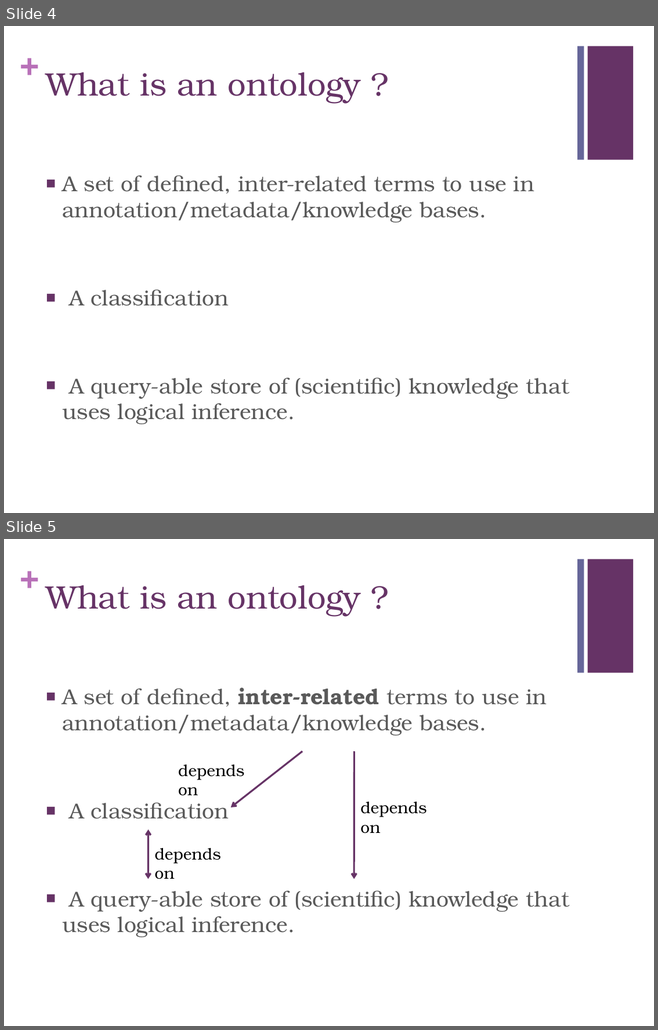
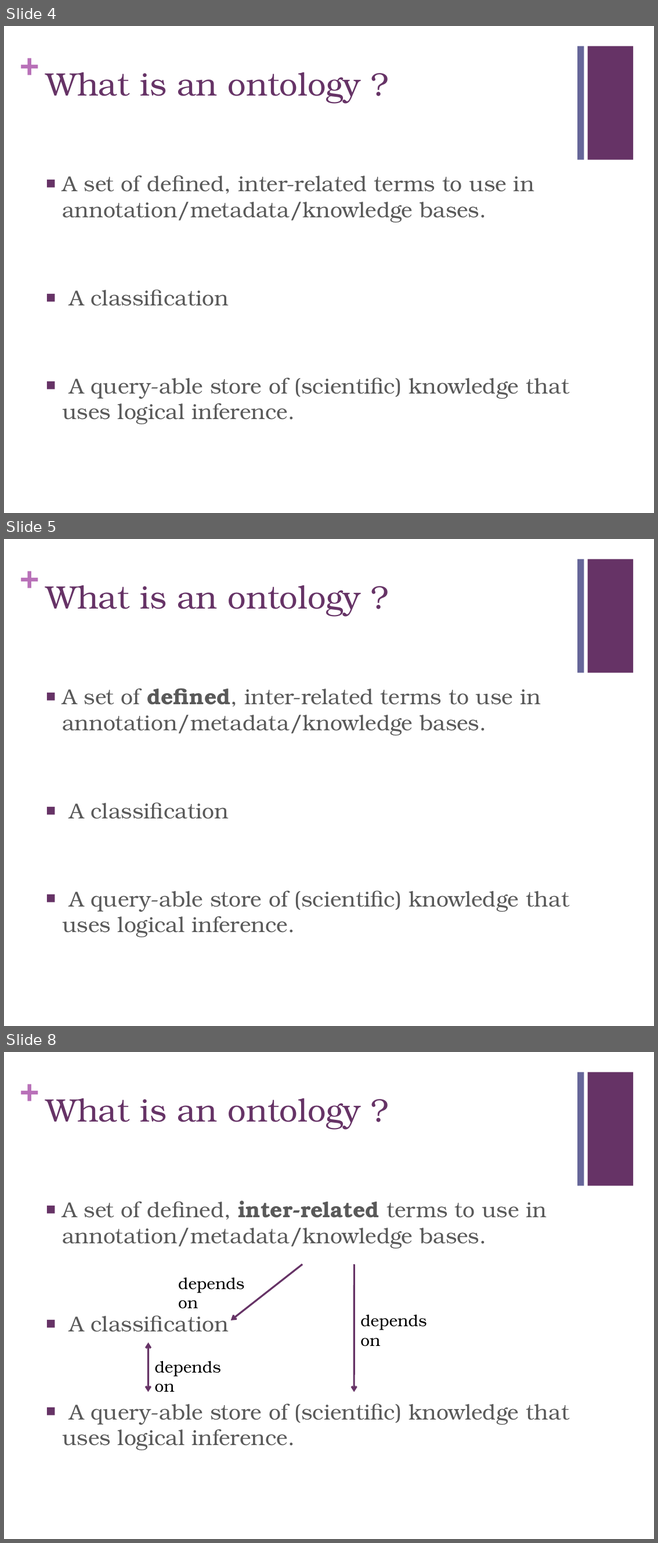
Before and after one commit to geneontology/protege-tutorial, a slide deck: presentations/GO_protege_1201b.pptx. Shown one above the other, each under a label of ours: slides 4 and 5 before the commit, slides 4, 5 and 8 after it; the slides between them are not shown. The pictures are 658x1030 and 658x1543 pixels, drawn with LibreOffice and Linux fonts; fonts in the diff are those of the drawing. Boxes give left, top, right and bottom in pixels: in the first picture for what was removed or moved away, otherwise in the second. Text is boxed around its words. In the diff, an @@ line names an element or a change of style, - is before the commit and + after.

Commit message:
new version.  Added some guidance on when to make Equivalent Class + some stuff on textual defs and annotation  prioerties.  Still no object property characteristics.

```diff
--- a/presentations/GO_protege_1201b.pptx
+++ b/presentations/GO_protege_1201b.pptx
@@ slide 5 added at [4,539,654,1026], background #FFFFFF; not listed: 3 template elements that a slide beside it also shows @@
@@ title added at [46,585,361,617], 36 pt, text #663366 @@
+What is an ontology ?
@@ text added at [62,688,569,937], 24 pt, text #595959 @@
+■ A set of defined, inter-related terms to use in annotation/metadata/knowledge bases.
+■ A classification
+■ A query-able store of (scientific) knowledge that uses logical inference.
@@ what was slide 5 is now slide 8 @@
```
Also in this commit, not shown: 1 slide changed, 4 other slides added.
